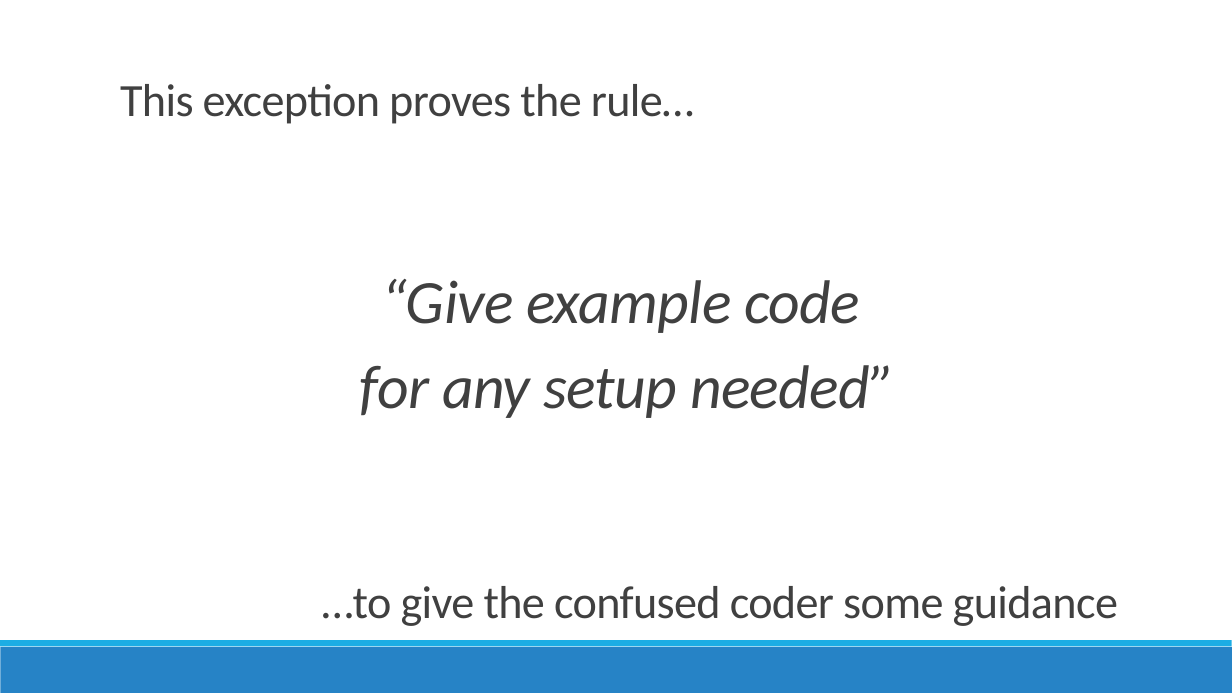
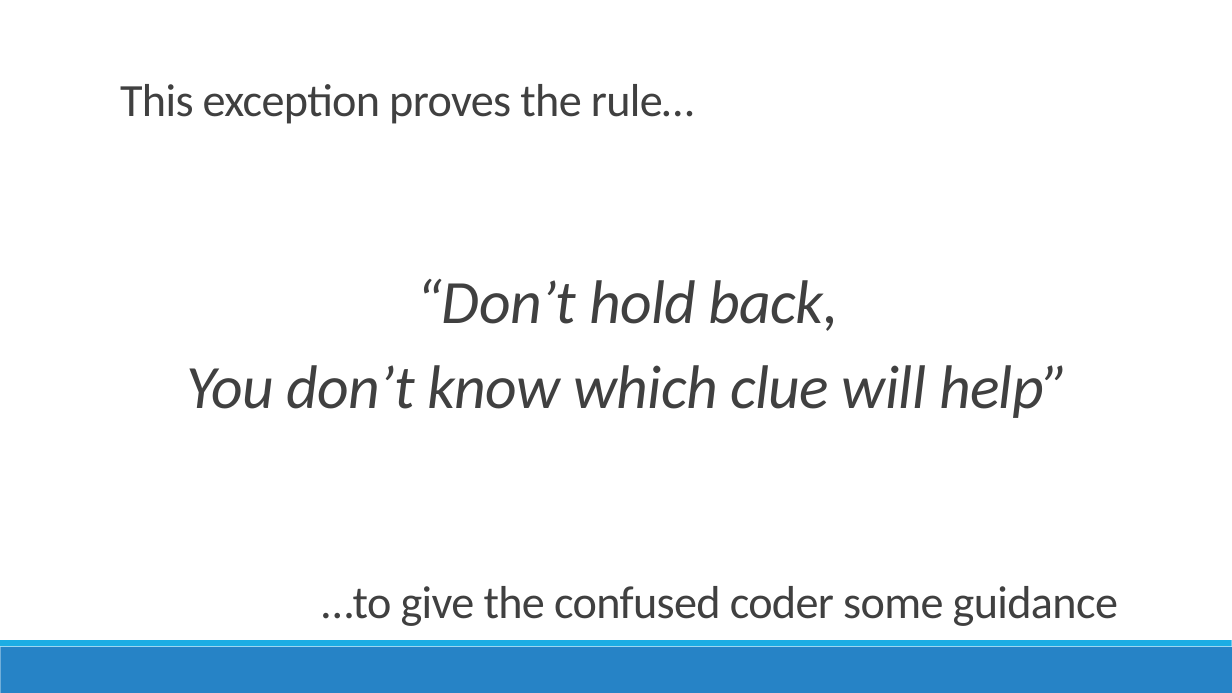
Before and after one commit to jamesrcounts/ExceptionalTalk, a slide deck: slide 29 of Talk.pptx (slide 21 before the commit). Drawn at 1232x693 pixels with LibreOffice and Linux fonts; fonts in the diff are those of the drawing. Boxes give left, top, right and bottom in pixels: in the first picture for what was removed or moved away, otherwise in the second. Text is boxed around its words. In the diff, an @@ line names an element or a change of style, - is before the commit and + after.

```diff
--- a/Talk.pptx
+++ b/Talk.pptx
@@ text at bbox=[186, 279, 1069, 418]: text changed @@
-  “Give example code
-  for any setup needed”
+  “Don’t hold back,
+  You don’t know which clue will help”
```
Also in this commit, not shown: 14 slides added, 3 other files.
